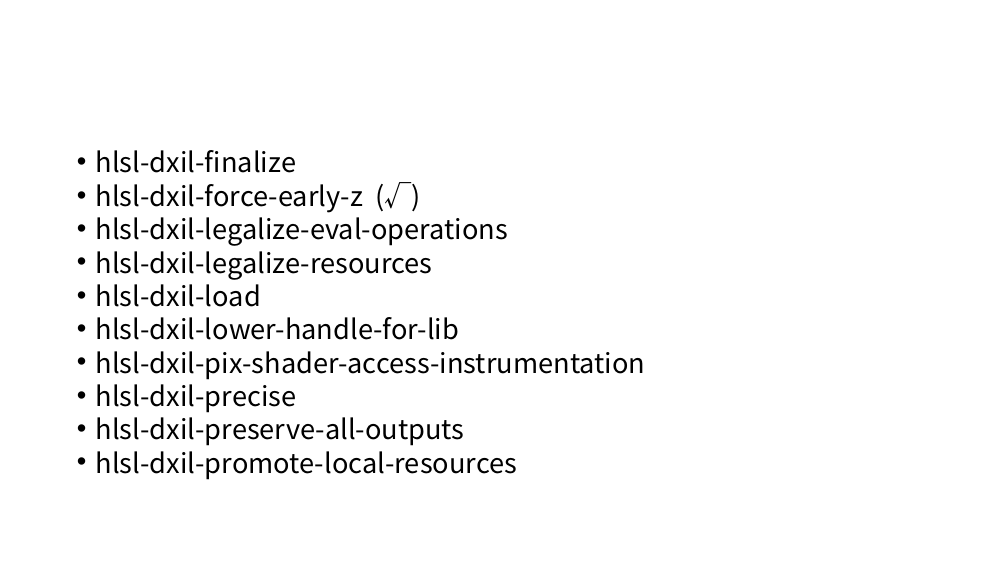
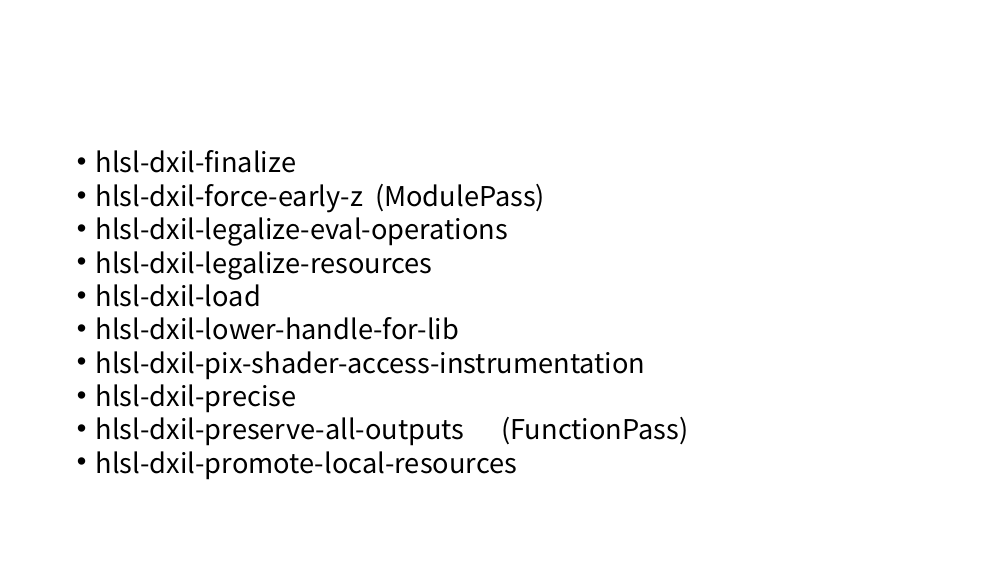
Before and after one commit to xiazhiqian/DXCompiler-Analysis, a slide deck: slide 3 of DirectXShaderCompiler.pptx. Drawn at 1008x567 pixels with LibreOffice and Linux fonts; fonts in the diff are those of the drawing. Boxes give left, top, right and bottom in pixels: in the first picture for what was removed or moved away, otherwise in the second. Text is boxed around its words. In the diff, an @@ line names an element or a change of style, - is before the commit and + after.

Commit message:
add hlsl-dxil-remove-discards && dxil-gvn-hoist

```diff
--- a/DirectXShaderCompiler.pptx
+++ b/DirectXShaderCompiler.pptx
@@ text at <box>96,184,545,213</box>: text changed @@
-• hlsl-dxil-force-early-z (√)
+• hlsl-dxil-force-early-z (ModulePass)
@@ text at <box>96,411,688,446</box>: text changed @@
-• hlsl-dxil-preserve-all-outputs
+• hlsl-dxil-preserve-all-outputs (FunctionPass)
```
Also in this commit, not shown: 5 other slides changed, 4 slides added.
